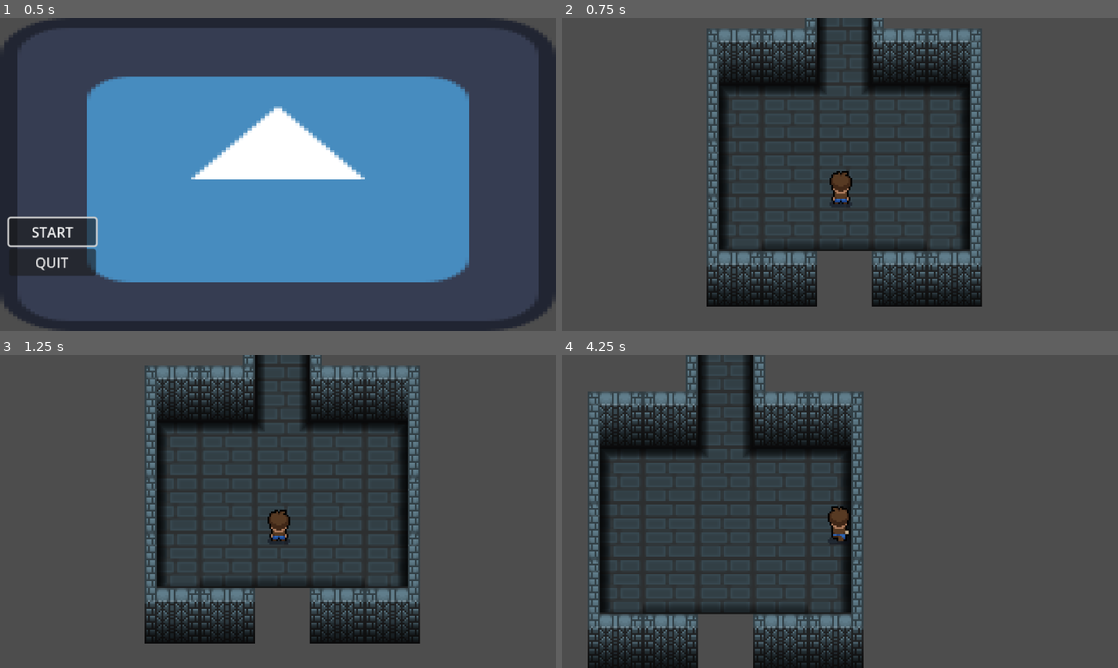
Above: before the commit, frames 1-4 (two rows, left to right).
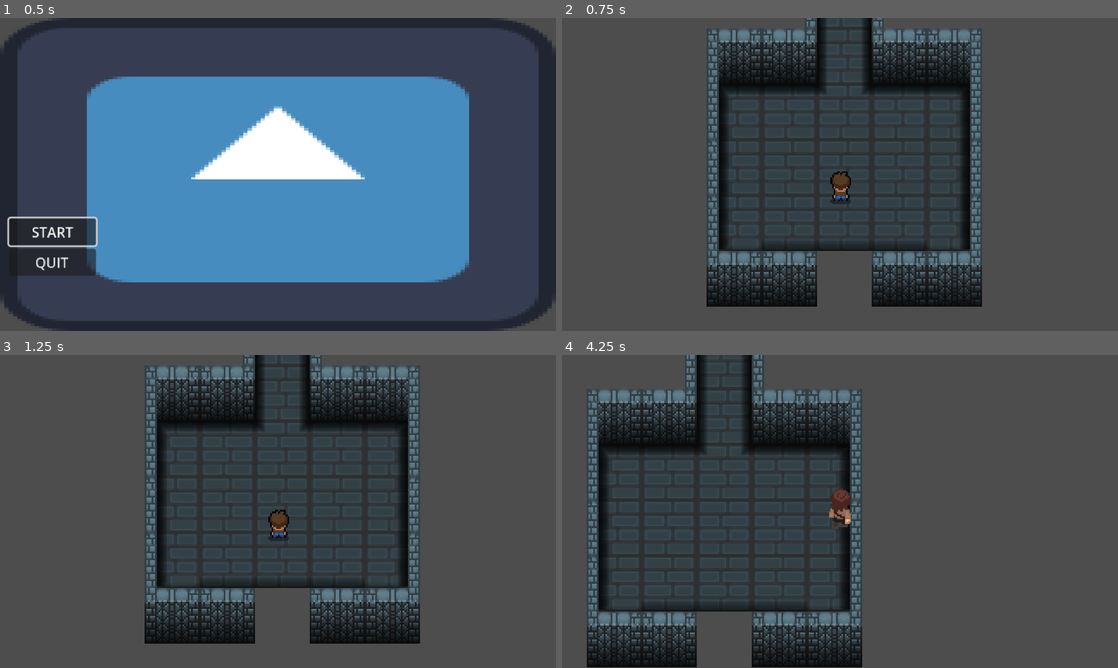
Above: after the commit, the same moments.

Repository: Travisbui/Capstone-Project
Game: Godot game, scene res://scenes/menu.tscn
Two runs of this game, one before a commit and one after it. Both use one fixed random seed, a clock stepped at 60 frames per second and the inputs below. The engine's default icon, where the game draws it, is replaced by a stand-in: a white triangle on a blue panel in a dark square.
Inputs:
- Up to frame 1 (0.5 s): no input
- Up to frame 2 (0.75 s): click "START" at 0.5 s
- Up to frame 3 (1.25 s): no input
- Up to frame 4 (4.25 s): hold Right (ui_right) 1.28-2.03 s; hold Down (ui_down) 2.03-2.78 s; hold Right (ui_right) 2.78-3.53 s; hold Up (ui_up) from 3.53 s (still down)

Frame 1 is identical in both runs. In frame 2, 0.2% of the frame differs, in the area x 48-53%, y 48-61%; in frame 3, 0.2%; in frame 4, 11%, in the area x 4-55%, y 0-100%.

Commit message:
placeholder character changed to actual character

Diff:
--- a/scenes/player.tscn
+++ b/scenes/player.tscn
@@ -1,7 +1,11 @@
-[gd_scene load_steps=44 format=3 uid="uid://cw1xpgcgaajg5"]
+[gd_scene load_steps=61 format=3 uid="uid://cw1xpgcgaajg5"]
 
 [ext_resource type="Texture2D" uid="uid://cmjuo4rjd0mao" path="res://placeholders (DELETE LATER)/sprites/characters/player.png" id="1_ppt5m"]
 [ext_resource type="Script" path="res://scripts/player.gd" id="1_qhjps"]
+[ext_resource type="Texture2D" uid="uid://c0mxlnslcundl" path="res://art/walking up(forward)-Sheet-Sheet-Sheet.png" id="3_3v6di"]
+[ext_resource type="Texture2D" uid="uid://b66xbt3hpboeq" path="res://art/death animation-Sheet-export.png" id="4_foipq"]
+[ext_resource type="Texture2D" uid="uid://bnxlxq08kli66" path="res://art/walking down sprite sheet-Sheet-export.png" id="5_lhxrm"]
+[ext_resource type="Texture2D" uid="uid://x4bo8mgu8oxi" path="res://art/WALKING CHARACTER-Recovered-Sheet.png" id="6_7j3bn"]
 
 [sub_resource type="RectangleShape2D" id="RectangleShape2D_fxwtt"]
 size = Vector2(13, 2)
@@ -30,41 +34,93 @@
 atlas = ExtResource("1_ppt5m")
 region = Rect2(240, 96, 48, 48)
 
-[sub_resource type="AtlasTexture" id="AtlasTexture_480dk"]
-atlas = ExtResource("1_ppt5m")
-region = Rect2(0, 240, 48, 48)
-
-[sub_resource type="AtlasTexture" id="AtlasTexture_jxi5e"]
-atlas = ExtResource("1_ppt5m")
-region = Rect2(48, 240, 48, 48)
-
-[sub_resource type="AtlasTexture" id="AtlasTexture_dv3by"]
-atlas = ExtResource("1_ppt5m")
-region = Rect2(96, 240, 48, 48)
-
-[sub_resource type="AtlasTexture" id="AtlasTexture_hoqlt"]
-atlas = ExtResource("1_ppt5m")
-region = Rect2(144, 240, 48, 48)
-
-[sub_resource type="AtlasTexture" id="AtlasTexture_j4wp1"]
-atlas = ExtResource("1_ppt5m")
-region = Rect2(192, 240, 48, 48)
-
-[sub_resource type="AtlasTexture" id="AtlasTexture_vil40"]
-atlas = ExtResource("1_ppt5m")
-region = Rect2(240, 240, 48, 48)
-
-[sub_resource type="AtlasTexture" id="AtlasTexture_g1jrc"]
-atlas = ExtResource("1_ppt5m")
-region = Rect2(0, 432, 48, 48)
-
-[sub_resource type="AtlasTexture" id="AtlasTexture_ri0ps"]
-atlas = ExtResource("1_ppt5m")
-region = Rect2(48, 432, 48, 48)
-
-[sub_resource type="AtlasTexture" id="AtlasTexture_q527i"]
-atlas = ExtResource("1_ppt5m")
-region = Rect2(96, 432, 48, 48)
+[sub_resource type="AtlasTexture" id="AtlasTexture_08b55"]
+atlas = ExtResource("3_3v6di")
+region = Rect2(0, 0, 32, 32)
+
+[sub_resource type="AtlasTexture" id="AtlasTexture_xgvx2"]
+atlas = ExtResource("3_3v6di")
+region = Rect2(32, 0, 32, 32)
+
+[sub_resource type="AtlasTexture" id="AtlasTexture_yg4b6"]
+atlas = ExtResource("3_3v6di")
+region = Rect2(64, 0, 32, 32)
+
+[sub_resource type="AtlasTexture" id="AtlasTexture_4uf43"]
+atlas = ExtResource("3_3v6di")
+region = Rect2(96, 0, 32, 32)
+
+[sub_resource type="AtlasTexture" id="AtlasTexture_ep4dx"]
+atlas = ExtResource("3_3v6di")
+region = Rect2(128, 0, 32, 32)
+
+[sub_resource type="AtlasTexture" id="AtlasTexture_mpmn4"]
+atlas = ExtResource("3_3v6di")
+region = Rect2(160, 0, 32, 32)
+
+[sub_resource type="AtlasTexture" id="AtlasTexture_xhdbk"]
+atlas = ExtResource("4_foipq")
+region = Rect2(0, 0, 57, 76)
+
+[sub_resource type="AtlasTexture" id="AtlasTexture_nnnco"]
+atlas = ExtResource("4_foipq")
+region = Rect2(57, 0, 57, 76)
+
+[sub_resource type="AtlasTexture" id="AtlasTexture_5cfpa"]
+atlas = ExtResource("4_foipq")
+region = Rect2(114, 0, 57, 76)
+
+[sub_resource type="AtlasTexture" id="AtlasTexture_ggy5n"]
+atlas = ExtResource("4_foipq")
+region = Rect2(171, 0, 57, 76)
+
+[sub_resource type="AtlasTexture" id="AtlasTexture_sfaaf"]
+atlas = ExtResource("4_foipq")
+region = Rect2(228, 0, 57, 76)
+
+[sub_resource type="AtlasTexture" id="AtlasTexture_vpdyr"]
+atlas = ExtResource("4_foipq")
+region = Rect2(285, 0, 57, 76)
+
+[sub_resource type="AtlasTexture" id="AtlasTexture_lduxs"]
+atlas = ExtResource("4_foipq")
+region = Rect2(342, 0, 57, 76)
+
+[sub_resource type="AtlasTexture" id="AtlasTexture_c4ahv"]
+atlas = ExtResource("4_foipq")
+region = Rect2(399, 0, 57, 76)
+
+[sub_resource type="AtlasTexture" id="AtlasTexture_qsonn"]
+atlas = ExtResource("4_foipq")
+region = Rect2(456, 0, 57, 76)
+
+[sub_resource type="AtlasTexture" id="AtlasTexture_nn64d"]
+atlas = ExtResource("4_foipq")
+region = Rect2(513, 0, 57, 76)
+
+[sub_resource type="AtlasTexture" id="AtlasTexture_kw0cw"]
+atlas = ExtResource("4_foipq")
+region = Rect2(570, 0, 57, 76)
+
+[sub_resource type="AtlasTexture" id="AtlasTexture_cyq0e"]
+atlas = ExtResource("4_foipq")
+region = Rect2(627, 0, 57, 76)
+
+[sub_resource type="AtlasTexture" id="AtlasTexture_ypdsf"]
+atlas = ExtResource("4_foipq")
+region = Rect2(684, 0, 57, 76)
+
+[sub_resource type="AtlasTexture" id="AtlasTexture_74a3w"]
+atlas = ExtResource("4_foipq")
+region = Rect2(741, 0, 57, 76)
+
+[sub_resource type="AtlasTexture" id="AtlasTexture_0pekx"]
+atlas = ExtResource("4_foipq")
+region = Rect2(798, 0, 57, 76)
+
+[sub_resource type="AtlasTexture" id="AtlasTexture_e4lox"]
+atlas = ExtResource("4_foipq")
+region = Rect2(855, 0, 57, 76)
 
 [sub_resource type="AtlasTexture" id="AtlasTexture_03way"]
 atlas = ExtResource("1_ppt5m")
@@ -90,29 +146,29 @@
 atlas = ExtResource("1_ppt5m")
 region = Rect2(240, 0, 48, 48)
 
-[sub_resource type="AtlasTexture" id="AtlasTexture_ql7xe"]
-atlas = ExtResource("1_ppt5m")
-region = Rect2(0, 144, 48, 48)
-
-[sub_resource type="AtlasTexture" id="AtlasTexture_001c4"]
-atlas = ExtResource("1_ppt5m")
-region = Rect2(48, 144, 48, 48)
-
-[sub_resource type="AtlasTexture" id="AtlasTexture_xawwy"]
-atlas = ExtResource("1_ppt5m")
-region = Rect2(96, 144, 48, 48)
-
-[sub_resource type="AtlasTexture" id="AtlasTexture_s1dqr"]
-atlas = ExtResource("1_ppt5m")
-region = Rect2(144, 144, 48, 48)
-
-[sub_resource type="AtlasTexture" id="AtlasTexture_tut2l"]
-atlas = ExtResource("1_ppt5m")
-region = Rect2(192, 144, 48, 48)
-
-[sub_resource type="AtlasTexture" id="AtlasTexture_e26ax"]
-atlas = ExtResource("1_ppt5m")
-region = Rect2(240, 144, 48, 48)
+[sub_resource type="AtlasTexture" id="AtlasTexture_340de"]
+atlas = ExtResource("5_lhxrm")
+region = Rect2(0, 0, 32, 32)
+
+[sub_resource type="AtlasTexture" id="AtlasTexture_gyg4j"]
+atlas = ExtResource("5_lhxrm")
+region = Rect2(32, 0, 32, 32)
+
+[sub_resource type="AtlasTexture" id="AtlasTexture_uk3ll"]
+atlas = ExtResource("5_lhxrm")
+region = Rect2(64, 0, 32, 32)
+
+[sub_resource type="AtlasTexture" id="AtlasTexture_6twb1"]
+atlas = ExtResource("5_lhxrm")
+region = Rect2(96, 0, 32, 32)
+
+[sub_resource type="AtlasTexture" id="AtlasTexture_ldf33"]
+atlas = ExtResource("5_lhxrm")
+region = Rect2(128, 0, 32, 32)
+
+[sub_resource type="AtlasTexture" id="AtlasTexture_qejke"]
+atlas = ExtResource("5_lhxrm")
+region = Rect2(160, 0, 32, 32)
 
 [sub_resource type="AtlasTexture" id="AtlasTexture_cvb3v"]
 atlas = ExtResource("1_ppt5m")
@@ -138,29 +194,29 @@
 atlas = ExtResource("1_ppt5m")
 region = Rect2(240, 48, 48, 48)
 
-[sub_resource type="AtlasTexture" id="AtlasTexture_b5kdf"]
-atlas = ExtResource("1_ppt5m")
-region = Rect2(0, 192, 48, 48)
-
-[sub_resource type="AtlasTexture" id="AtlasTexture_77e8t"]
-atlas = ExtResource("1_ppt5m")
-region = Rect2(48, 192, 48, 48)
-
-[sub_resource type="AtlasTexture" id="AtlasTexture_u5o43"]
-atlas = ExtResource("1_ppt5m")
-region = Rect2(96, 192, 48, 48)
-
-[sub_resource type="AtlasTexture" id="AtlasTexture_g3yv0"]
-atlas = ExtResource("1_ppt5m")
-region = Rect2(144, 192, 48, 48)
-
-[sub_resource type="AtlasTexture" id="AtlasTexture_sov6t"]
-atlas = ExtResource("1_ppt5m")
-region = Rect2(192, 192, 48, 48)
-
-[sub_resource type="AtlasTexture" id="AtlasTexture_rhnxx"]
-atlas = ExtResource("1_ppt5m")
-region = Rect2(240, 192, 48, 48)
+[sub_resource type="AtlasTexture" id="AtlasTexture_t1okx"]
+atlas = ExtResource("6_7j3bn")
+region = Rect2(0, 0, 32, 34)
+
+[sub_resource type="AtlasTexture" id="AtlasTexture_lu1eh"]
+atlas = ExtResource("6_7j3bn")
+region = Rect2(32, 0, 32, 34)
+
+[sub_resource type="AtlasTexture" id="AtlasTexture_u016s"]
+atlas = ExtResource("6_7j3bn")
+region = Rect2(64, 0, 32, 34)
+
+[sub_resource type="AtlasTexture" id="AtlasTexture_6av6g"]
+atlas = ExtResource("6_7j3bn")
+region = Rect2(96, 0, 32, 34)
+
+[sub_resource type="AtlasTexture" id="AtlasTexture_6l8u1"]
+atlas = ExtResource("6_7j3bn")
+region = Rect2(128, 0, 32, 34)
+
+[sub_resource type="AtlasTexture" id="AtlasTexture_rljbm"]
+atlas = ExtResource("6_7j3bn")
+region = Rect2(160, 0, 32, 34)
 
 [sub_resource type="SpriteFrames" id="SpriteFrames_wigtt"]
 animations = [{
@@ -189,22 +245,22 @@
 }, {
 "frames": [{
 "duration": 1.0,
-"texture": SubResource("AtlasTexture_480dk")
-}, {
-"duration": 1.0,
-"texture": SubResource("AtlasTexture_jxi5e")
-}, {
-"duration": 1.0,
-"texture": SubResource("AtlasTexture_dv3by")
-}, {
-"duration": 1.0,
-"texture": SubResource("AtlasTexture_hoqlt")
-}, {
-"duration": 1.0,
-"texture": SubResource("AtlasTexture_j4wp1")
-}, {
-"duration": 1.0,
-"texture": SubResource("AtlasTexture_vil40")
+"texture": SubResource("AtlasTexture_08b55")
+}, {
+"duration": 1.0,
+"texture": SubResource("AtlasTexture_xgvx2")
+}, {
+"duration": 1.0,
+"texture": SubResource("AtlasTexture_yg4b6")
+}, {
+"duration": 1.0,
+"texture": SubResource("AtlasTexture_4uf43")
+}, {
+"duration": 1.0,
+"texture": SubResource("AtlasTexture_ep4dx")
+}, {
+"duration": 1.0,
+"texture": SubResource("AtlasTexture_mpmn4")
 }],
 "loop": true,
 "name": &"back_walk",
@@ -212,13 +268,52 @@
 }, {
 "frames": [{
 "duration": 1.0,
-"texture": SubResource("AtlasTexture_g1jrc")
-}, {
-"duration": 1.0,
-"texture": SubResource("AtlasTexture_ri0ps")
-}, {
-"duration": 1.0,
-"texture": SubResource("AtlasTexture_q527i")
+"texture": SubResource("AtlasTexture_xhdbk")
+}, {
+"duration": 1.0,
+"texture": SubResource("AtlasTexture_nnnco")
+}, {
+"duration": 1.0,
+"texture": SubResource("AtlasTexture_5cfpa")
+}, {
+"duration": 1.0,
+"texture": SubResource("AtlasTexture_ggy5n")
+}, {
+"duration": 1.0,
+"texture": SubResource("AtlasTexture_sfaaf")
+}, {
+"duration": 1.0,
+"texture": SubResource("AtlasTexture_vpdyr")
+}, {
+"duration": 1.0,
+"texture": SubResource("AtlasTexture_lduxs")
+}, {
+"duration": 1.0,
+"texture": SubResource("AtlasTexture_c4ahv")
+}, {
+"duration": 1.0,
+"texture": SubResource("AtlasTexture_qsonn")
+}, {
+"duration": 1.0,
+"texture": SubResource("AtlasTexture_nn64d")
+}, {
+"duration": 1.0,
+"texture": SubResource("AtlasTexture_kw0cw")
+}, {
+"duration": 1.0,
+"texture": SubResource("AtlasTexture_cyq0e")
+}, {
+"duration": 1.0,
+"texture": SubResource("AtlasTexture_ypdsf")
+}, {
+"duration": 1.0,
+"texture": SubResource("AtlasTexture_74a3w")
+}, {
+"duration": 1.0,
+"texture": SubResource("AtlasTexture_0pekx")
+}, {
+"duration": 1.0,
+"texture": SubResource("AtlasTexture_e4lox")
 }],
 "loop": true,
 "name": &"death",
@@ -249,22 +344,22 @@
 }, {
 "frames": [{
 "duration": 1.0,
-"texture": SubResource("AtlasTexture_ql7xe")
-}, {
-"duration": 1.0,
-"texture": SubResource("AtlasTexture_001c4")
-}, {
-"duration": 1.0,
-"texture": SubResource("AtlasTexture_xawwy")
-}, {
-"duration": 1.0,
-"texture": SubResource("AtlasTexture_s1dqr")
-}, {
-"duration": 1.0,
-"texture": SubResource("AtlasTexture_tut2l")
-}, {
-"duration": 1.0,
-"texture": SubResource("AtlasTexture_e26ax")
+"texture": SubResource("AtlasTexture_340de")
+}, {
+"duration": 1.0,
+"texture": SubResource("AtlasTexture_gyg4j")
+}, {
+"duration": 1.0,
+"texture": SubResource("AtlasTexture_uk3ll")
+}, {
+"duration": 1.0,
+"texture": SubResource("AtlasTexture_6twb1")
+}, {
+"duration": 1.0,
+"texture": SubResource("AtlasTexture_ldf33")
+}, {
+"duration": 1.0,
+"texture": SubResource("AtlasTexture_qejke")
 }],
 "loop": true,
 "name": &"front_walk",
@@ -295,22 +390,22 @@
 }, {
 "frames": [{
 "duration": 1.0,
-"texture": SubResource("AtlasTexture_b5kdf")
-}, {
-"duration": 1.0,
-"texture": SubResource("AtlasTexture_77e8t")
-}, {
-"duration": 1.0,
-"texture": SubResource("AtlasTexture_u5o43")
-}, {
-"duration": 1.0,
-"texture": SubResource("AtlasTexture_g3yv0")
-}, {
-"duration": 1.0,
-"texture": SubResource("AtlasTexture_sov6t")
-}, {
-"duration": 1.0,
-"texture": SubResource("AtlasTexture_rhnxx")
+"texture": SubResource("AtlasTexture_t1okx")
+}, {
+"duration": 1.0,
+"texture": SubResource("AtlasTexture_lu1eh")
+}, {
+"duration": 1.0,
+"texture": SubResource("AtlasTexture_u016s")
+}, {
+"duration": 1.0,
+"texture": SubResource("AtlasTexture_6av6g")
+}, {
+"duration": 1.0,
+"texture": SubResource("AtlasTexture_6l8u1")
+}, {
+"duration": 1.0,
+"texture": SubResource("AtlasTexture_rljbm")
 }],
 "loop": true,
 "name": &"side_walk",
@@ -328,4 +423,4 @@
 
 [node name="AnimatedSprite2D" type="AnimatedSprite2D" parent="."]
 sprite_frames = SubResource("SpriteFrames_wigtt")
-animation = &"side_walk"
+animation = &"back_idle"
--- a/scenes/world.tscn
+++ b/scenes/world.tscn
@@ -630,7 +630,7 @@
 
 [node name="player" parent="." instance=ExtResource("1_dd41x")]
 position = Vector2(393.915, 628.05)
-scale = Vector2(0.997691, 0.997691)
+scale = Vector2(0.9, 0.9)
 
 [node name="Camera2D" type="Camera2D" parent="player"]
 zoom = Vector2(4, 4)
Not shown, added: art/WALKING CHARACTER-Recovered-Sheet.png.import
Not shown, added: art/death animation-Sheet-export.png.import
Not shown, added: art/walking down sprite sheet-Sheet-export.png.import
Not shown, added: art/walking left-Sheet.png.import
Not shown, added: art/walking up(forward)-Sheet-Sheet-Sheet.png.import
